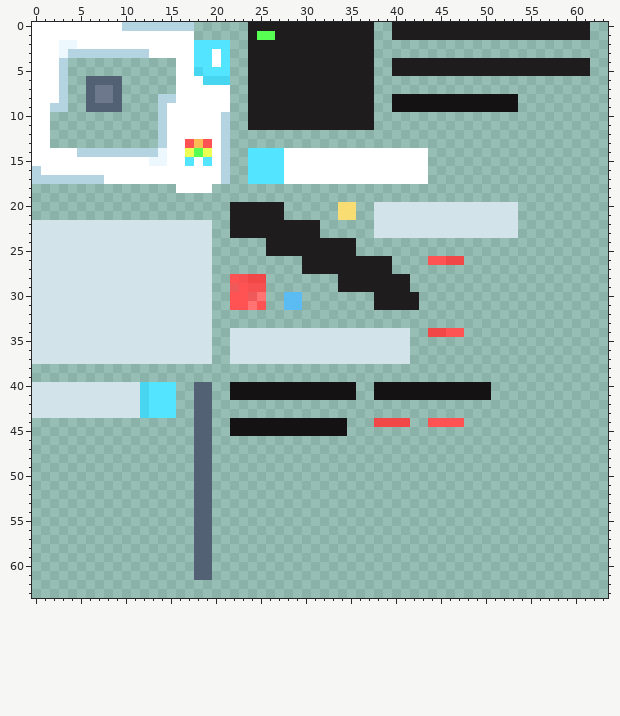
A pixel-art sprite gets an edit: microMix/Assets/Team28/Materials/screen_texture.png. Above is the file before it was changed.
The file is 64x64 pixels. Colours within 5 levels of each other are drawn and written as one.
The result:
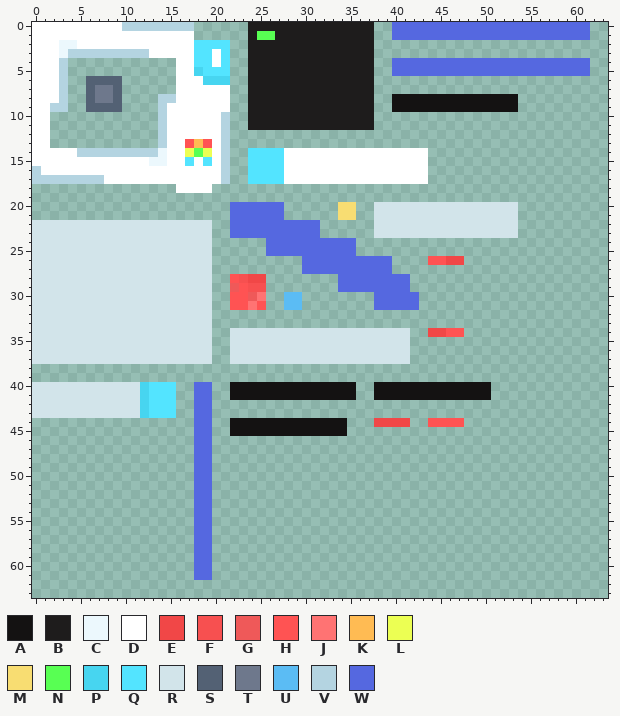
Palette (. is transparent): A #141212  B #1e1c1c  C #ecf8fd  D #ffffff  E #f14747  F #f75050  G #ef5959  H #ff5353  J #ff7373  K #ffbb53  L #ecff53  M #f8dd72  N #58ff53  P #47d5f0  Q #53e4ff  R #d2e4ea  S #536174  T #6e788c  U #5bbcf4  V #b4d4e1  W #5568e0
The commit says: Replaced screen model and texture
What changed:
y 0..1: x 40..61 BBBBBBBBBBBBBBBBBBBBBB -> WWWWWWWWWWWWWWWWWWWWWW
y 4..5: x 40..61 BBBBBBBBBBBBBBBBBBBBBB -> WWWWWWWWWWWWWWWWWWWWWW
y 20..21: x 22..27 BBBBBB -> WWWWWW
y 22..23: x 22..31 BBBBBBBBBB -> WWWWWWWWWW
y 24..25: x 26..35 BBBBBBBBBB -> WWWWWWWWWW
y 26..27: x 30..39 BBBBBBBBBB -> WWWWWWWWWW
y 28..29: x 34..41 BBBBBBBB -> WWWWWWWW
y 30..31: x 38..42 BBBBB -> WWWWW
y 40..61: x 18..19 SS -> WW
Boxes around the changes in both pictures, in picture pixels (x1, y1, x2, y2):
changed: (392, 22, 590, 76)
changed: (230, 202, 419, 310)
changed: (194, 382, 212, 580)
